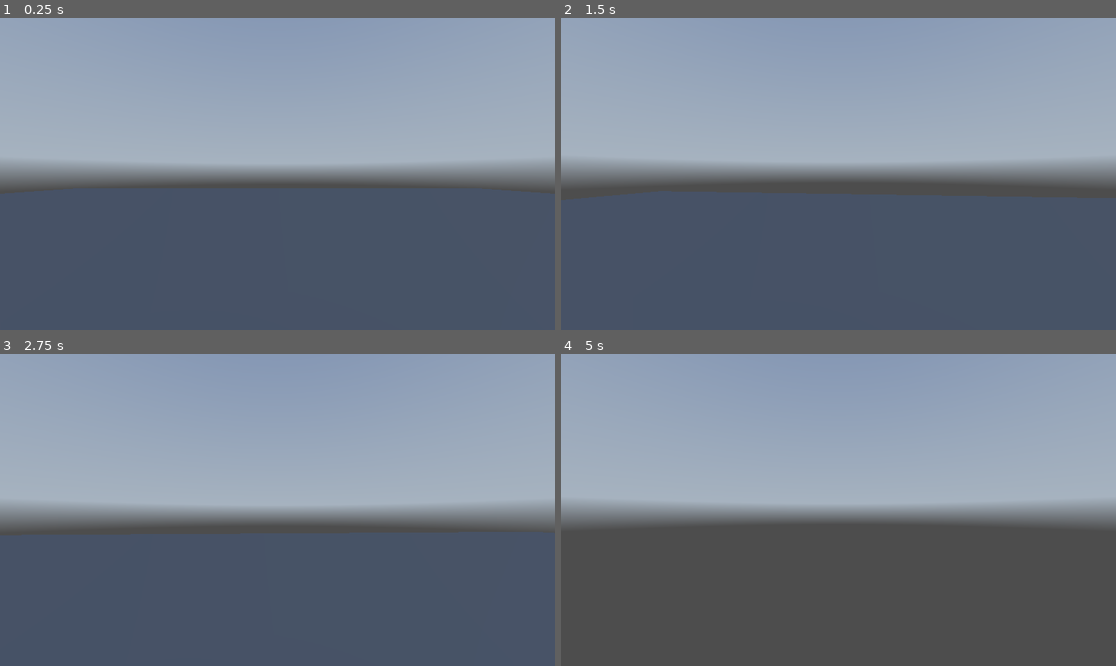
Above: before the commit, frames 1-4 (two rows, left to right).
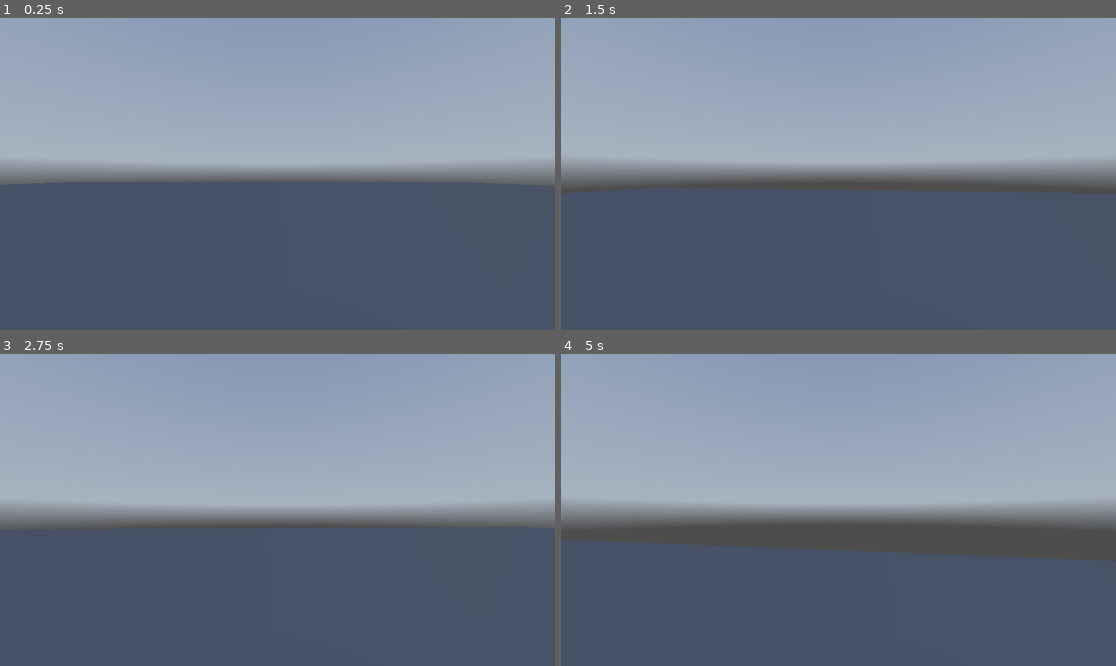
Above: after the commit, the same moments.

Repository: TasteMyAngus/DragonArt
Game: Godot game, scene res://world.tscn
Two runs of this game, one before a commit and one after it. Both use one fixed random seed, a clock stepped at 60 frames per second and the inputs below. A sky picture missing from this copy of the repository is replaced by a grey-blue gradient.
Inputs (mouse positions are in pixels of both pictures, inside the frame that each line leads up to):
- Up to frame 1 (0.25 s): no input
- Up to frame 2 (1.5 s): tap Enter at 0.5 s; move the mouse to (866, 174) at 0.52 s; hold Shift (sprint) 0.53-1.28 s; hold W (move_forward) from 0.53 s (still down); tap Space (jump) at 0.77 s; move the mouse to (810, 174) at 1.27 s; tap Shift (sprint) at 1.35 s
- Up to frame 3 (2.75 s): keep holding W (move_forward); tap Space (jump) at 1.52 s; move the mouse to (288, 503) at 2.02 s; hold Shift (sprint) from 2.03 s (still down)
- Up to frame 4 (5 s): keep holding W (move_forward); move the mouse to (832, 516) at 2.77 s; release Shift (sprint) at 2.78 s; tap Shift (sprint) at 2.85, 4.35 s; tap Space (jump) at 3.02, 3.77, 4.52 s; move the mouse to (877, 513) at 3.52 s; hold Shift (sprint) 3.53-4.28 s; move the mouse to (794, 506) at 4.27 s

The runs differ from the first frame. In frame 1, 0.7% of the frame differs, in the area x 0-100%, y 52-57%; in frame 2, 1.4%; in frame 3, 1.3%; in frame 4, 37%, in the area x 0-100%, y 59-100%.

Commit message:
Add enemy character with navigation logic
Introduces an enemy CharacterBody3D with navigation and player tracking logic in enemy.gd. Updates world.tscn to include the enemy node, its collision and mesh, and a NavigationAgent3D, enabling basic enemy movement and player pursuit.

Diff:
--- /dev/null
+++ b/enemy.gd
@@ -0,0 +1,58 @@
+extends CharacterBody3D
+
+@export var movement_speed: float = 3.0
+@export var retarget_interval: float = 0.15
+@export var gravity: float = ProjectSettings.get_setting("physics/3d/default_gravity")
+@export var turn_speed: float = 6.0
+
+@onready var navigation_agent: NavigationAgent3D = $NavigationAgent3D
+@export var player_path: NodePath
+@onready var player: Node3D = get_node(player_path)
+
+var _retarget_timer := 0.0
+
+func _ready() -> void:
+	navigation_agent.path_desired_distance = 0.3
+	navigation_agent.target_desired_distance = 0.3
+	navigation_agent.avoidance_enabled = false
+	call_deferred("_post_ready")
+
+func _post_ready() -> void:
+	await get_tree().physics_frame
+	_refresh_target()
+
+func _physics_process(delta: float) -> void:
+	if not is_on_floor():
+		velocity.y -= gravity * delta
+
+	_retarget_timer -= delta
+	if _retarget_timer <= 0.0:
+		_refresh_target()
+		_retarget_timer = retarget_interval
+
+	if not navigation_agent.is_navigation_finished():
+		var next_point: Vector3 = navigation_agent.get_next_path_position()
+		var to_next: Vector3 = next_point - global_position
+		to_next.y = 0.0
+
+		var desired_velocity := to_next.normalized() * movement_speed
+		velocity.x = desired_velocity.x
+		velocity.z = desired_velocity.z
+
+	# face the player
+	if player:
+		var look_dir := player.global_transform.origin - global_transform.origin
+		look_dir.y = 0.0
+		if look_dir.length() > 0.001:
+			var target_basis := Basis().looking_at(look_dir.normalized(), Vector3.UP)
+			global_transform.basis = global_transform.basis.slerp(
+				target_basis,
+				clamp(turn_speed * delta, 0.0, 1.0)
+			)
+	#
+
+	move_and_slide()
+
+func _refresh_target() -> void:
+	if player:
+		navigation_agent.set_target_position(player.global_transform.origin)
--- a/world.tscn
+++ b/world.tscn
@@ -1,12 +1,15 @@
-[gd_scene load_steps=11 format=3 uid="uid://blri3e76o1pu2"]
+[gd_scene load_steps=15 format=3 uid="uid://blri3e76o1pu2"]
 
 [ext_resource type="Script" uid="uid://cxbd07m0doly8" path="res://player.gd" id="1_f3sb7"]
 [ext_resource type="Texture2D" uid="uid://dw5x0d1saa6ms" path="res://assets/autumn_field_puresky_4k.exr" id="2_fj7yv"]
+[ext_resource type="PackedScene" uid="uid://7pqqh2a6u8n0" path="res://moving_platform.tscn" id="3_tlwt5"]
+[ext_resource type="Script" uid="uid://byoma02kmigw6" path="res://enemy.gd" id="4_aqk2v"]
 
 [sub_resource type="CapsuleShape3D" id="CapsuleShape3D_gv5m4"]
 height = 2.0405273
 
 [sub_resource type="BoxShape3D" id="BoxShape3D_f3sb7"]
+size = Vector3(1.9876709, 1, 2.003662)
 
 [sub_resource type="BoxMesh" id="BoxMesh_fj7yv"]
 
@@ -26,14 +29,18 @@
 
 [sub_resource type="PlaneMesh" id="PlaneMesh_tlwt5"]
 
+[sub_resource type="BoxShape3D" id="BoxShape3D_tlwt5"]
+
+[sub_resource type="BoxMesh" id="BoxMesh_tlwt5"]
+
 [node name="World" type="Node3D"]
 
 [node name="Player" type="CharacterBody3D" parent="."]
-transform = Transform3D(1, 0, 0, 0, 1, 0, 0, 0, 1, 0, 3, 0)
+transform = Transform3D(1, 0, 0, 0, 1, 0, 0, 0, 1, 2.736, 2.15, 0)
 script = ExtResource("1_f3sb7")
 
 [node name="CollisionShape3D" type="CollisionShape3D" parent="Player"]
-transform = Transform3D(0.5, 0, 0, 0, 1.6, 0, 0, 0, 1, -0.022, 0, 0)
+transform = Transform3D(0.5, 0, 0, 0, 1.6, 0, 0, 0, 1, -0.022000074, 0, 0)
 shape = SubResource("CapsuleShape3D_gv5m4")
 
 [node name="Head" type="Node3D" parent="Player"]
@@ -46,19 +53,38 @@
 [node name="StaticBody3D" type="StaticBody3D" parent="."]
 
 [node name="CollisionShape3D" type="CollisionShape3D" parent="StaticBody3D"]
-transform = Transform3D(50, 0, 0, 0, 1, 0, 0, 0, 50, 0, 0, 0)
+transform = Transform3D(50, 0, 0, 0, 1, 0, 0, 0, 50, 0.10681152, 0, 0.26245117)
 shape = SubResource("BoxShape3D_f3sb7")
 
 [node name="MeshInstance3D" type="MeshInstance3D" parent="StaticBody3D"]
-transform = Transform3D(50, 0, 0, 0, 1, 0, 0, 0, 50, 0, 0, 0)
+transform = Transform3D(100, 0, 0, 0, 1, 0, 0, 0, 100, 0, 0, 0)
 mesh = SubResource("BoxMesh_fj7yv")
 
 [node name="WorldEnvironment" type="WorldEnvironment" parent="."]
 environment = SubResource("Environment_036b0")
 
 [node name="NavigationRegion3D" type="NavigationRegion3D" parent="."]
+transform = Transform3D(1, 0, 0, 0, 1, 0, 0, 0, 1, 0, 0.6711729, 0)
 navigation_mesh = SubResource("NavigationMesh_fj7yv")
 
 [node name="MeshInstance3D" type="MeshInstance3D" parent="NavigationRegion3D"]
-transform = Transform3D(50, 0, 0, 0, 1, 0, 0, 0, 50, 0, 0, 0)
+transform = Transform3D(50, 0, 0, 0, 1, 0, 0, 0, 50, 0, 0.21079129, 0)
 mesh = SubResource("PlaneMesh_tlwt5")
+
+[node name="MovingPlatform" parent="." instance=ExtResource("3_tlwt5")]
+transform = Transform3D(20, 0, 0, 0, 1, 0, 0, 0, 20, 200.9729, 0, 0)
+
+[node name="enemy" type="CharacterBody3D" parent="."]
+transform = Transform3D(1, 0, 0, 0, 1, 0, 0, 0, 1, 0, 1, 38.598)
+script = ExtResource("4_aqk2v")
+player_path = NodePath("../Player")
+
+[node name="CollisionShape3D" type="CollisionShape3D" parent="enemy"]
+transform = Transform3D(1, 0, 0, 0, 1, 0, 0, 0, 1, 0, 0.027409196, 0)
+shape = SubResource("BoxShape3D_tlwt5")
+debug_color = Color(0.9372549, 0.09411765, 0.57254905, 1)
+
+[node name="MeshInstance3D" type="MeshInstance3D" parent="enemy"]
+mesh = SubResource("BoxMesh_tlwt5")
+
+[node name="NavigationAgent3D" type="NavigationAgent3D" parent="enemy"]
Not shown, added: enemy.gd.uid
